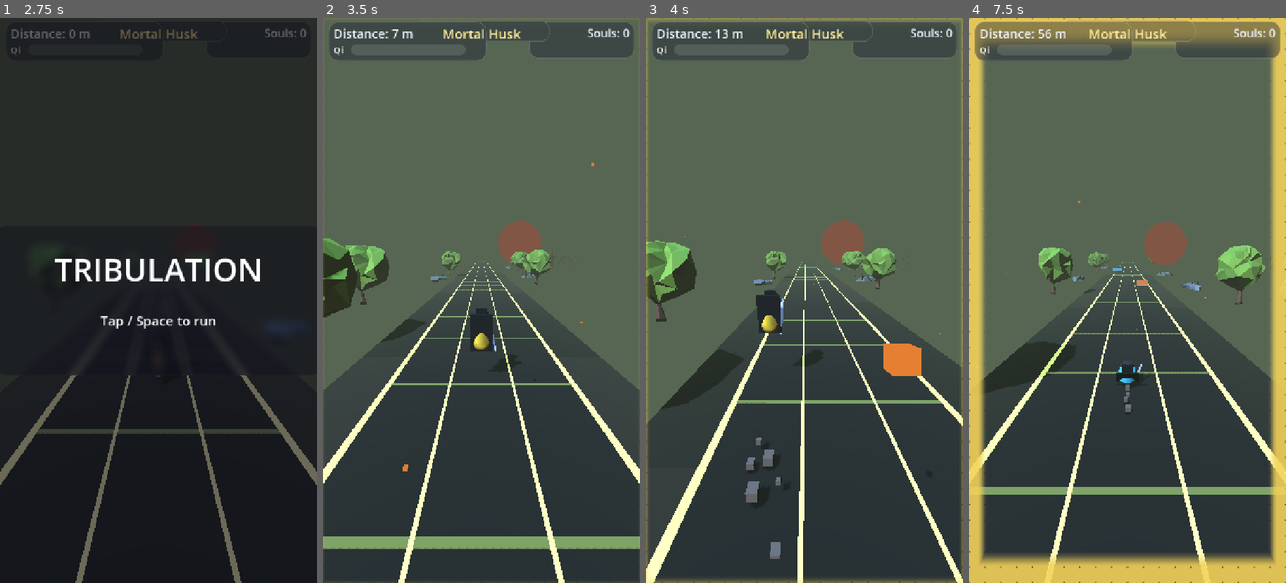
Above: before the commit, frames 1-4 (left to right).
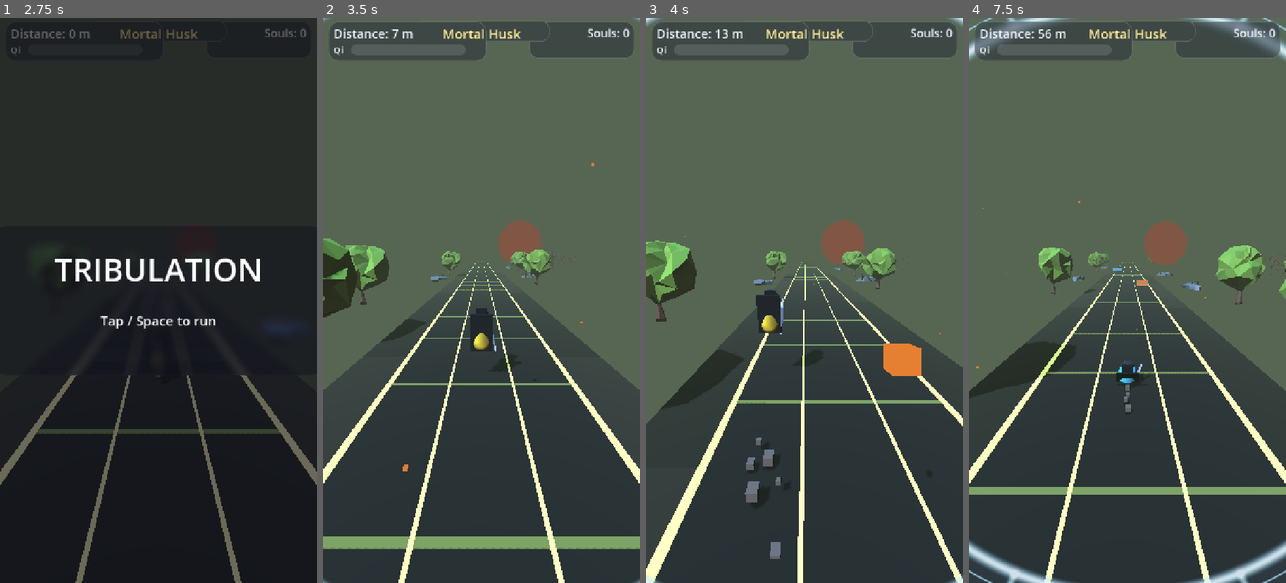
Above: after the commit, the same moments.

Repository: DanielEleojo/tribulation
Game: Godot game, scene res://scenes/splash.tscn
The game is run twice, just before and just after one commit, with the same random seed, the same clock (stepped at 60 frames per second) and the same inputs.
Inputs (mouse positions are in pixels of both pictures, inside the frame that each line leads up to):
- Up to frame 1 (2.75 s): tap Enter (restart) at 0.5, 1.25, 2 s; move the mouse to (228, 272) at 0.52 s; hold Right (move_right) 0.53-1.28 s; tap F (slash) at 0.6, 2.1 s; click (228, 272) at 0.67 s; tap Space (jump) at 0.77, 1.07, 1.52, 1.82 s; move the mouse to (95, 328) at 1.27 s; hold Left (move_left) 1.28-2.03 s; tap Down (slide) at 1.35 s; move the mouse to (190, 176) at 2.02 s; hold Right (move_right) from 2.03 s (still down)
- Up to frame 2 (3.5 s): keep holding Right (move_right); move the mouse to (465, 413) at 2.77 s; tap Down (slide) at 2.85 s; click (465, 413) at 2.92 s; tap Space (jump) at 3.02, 3.32 s
- Up to frame 3 (4 s): move the mouse to (899, 385) at 3.52 s; release Right (move_right) at 3.53 s; hold Left (move_left) from 3.53 s (still down); tap F (slash) at 3.6 s; tap Space (jump) at 3.77 s
- Up to frame 4 (7.5 s): tap Space (jump) at 4.07, 4.52, 4.82, 6.02, 6.32, 6.77, 7.07 s; move the mouse to (1032, 215) at 4.27 s; tap Down (slide) at 4.35, 5.85, 7.35 s; move the mouse to (1143, 300) at 5.02 s; tap F (slash) at 5.1, 6.6 s; click (1143, 300) at 5.17 s; move the mouse to (1079, 159) at 5.77 s; release Left (move_left) at 5.78 s; hold Right (move_right) from 5.78 s (still down); move the mouse to (1197, 272) at 6.52 s; move the mouse to (1064, 328) at 7.27 s; click (1064, 328) at 7.42 s

Frame 1 is identical in both runs. In frame 2, less than 0.1% of the frame differs, in the area x 0-100%, y 0-100%; in frame 3, 2.5%; in frame 4, 18%.

Commit message:
Redesign Heavenly Net as a wuxia suppression formation (rings+spokes, closing inward)

Diff:
--- a/scripts/net_overlay.gd
+++ b/scripts/net_overlay.gd
@@ -1,27 +1,45 @@
 extends CanvasLayer
-## The Heavenly Net: a glowing golden lattice that closes inward from the screen
-## edges as the net tightens. net = 0 -> clear center; net = 1 -> fully netted (death).
-## Driven by the game coordinator via on_net_changed().
+## The Heavenly Net: a daoist suppression formation (concentric rings + radial spokes,
+## cyan spirit-light) that contracts from the screen edges toward the center as the net
+## tightens. net = 0 -> clear; net = 1 -> the formation closes over the center (death).
+## Inspired by assets/props/net_formation.png. Driven by game.gd via on_net_changed().
 
 const SHADER_CODE := "
 shader_type canvas_item;
 render_mode blend_mix;
 uniform float net : hint_range(0.0, 1.0) = 0.0;
-uniform vec4 net_color : source_color = vec4(0.95, 0.82, 0.35, 1.0);
+uniform vec2 screen_size = vec2(720.0, 1280.0);
+uniform vec4 col_main : source_color = vec4(0.50, 0.82, 1.0, 1.0);
+uniform vec4 col_glow : source_color = vec4(0.88, 0.96, 1.0, 1.0);
+const float RINGS = 9.0;
+const float SPOKES = 16.0;
 void fragment() {
-	vec2 uv = UV;
-	// 0 at the nearest screen edge, 1 at the center.
-	float e = min(min(uv.x, 1.0 - uv.x), min(uv.y, 1.0 - uv.y)) * 2.0;
-	// The net has crept in to depth `net` (soft inner edge).
-	float band = 1.0 - smoothstep(net - 0.06, net, e);
-	// Woven lattice: crossing line sets = a net mesh.
-	vec2 g = uv * vec2(20.0, 36.0);
-	vec2 f = abs(fract(g) - 0.5);
-	float lx = 1.0 - smoothstep(0.40, 0.5, f.x);
-	float ly = 1.0 - smoothstep(0.40, 0.5, f.y);
-	float line = clamp(lx + ly, 0.0, 1.0);
-	float a = band * (0.10 + 0.80 * line);
-	COLOR = vec4(net_color.rgb, a * net_color.a);
+	vec2 p = (UV - 0.5) * screen_size;             // pixels from center
+	float r = length(p) / (0.5 * screen_size.y);   // ~1.0 at top/bottom edge
+	float ang = atan(p.y, p.x);
+	float rc = (1.0 - net) * 1.18;                 // clear center radius shrinks as it closes
+
+	// Concentric ring lines.
+	float dr = min(fract(r * RINGS), 1.0 - fract(r * RINGS));
+	float ring = 1.0 - smoothstep(0.0, 0.05, dr);
+	// Radial spokes, fading out near the very center.
+	float xa = (ang / TAU + 0.5) * SPOKES;
+	float da = min(fract(xa), 1.0 - fract(xa));
+	float spoke = (1.0 - smoothstep(0.0, 0.05, da)) * smoothstep(0.04, 0.22, r);
+	float pattern = max(ring, spoke);
+
+	// The formation only manifests in the closing band (outside the clear center).
+	float m = smoothstep(rc - 0.02, rc + 0.05, r);
+	// Bright leading ring at the net's current boundary.
+	float edge = 1.0 - smoothstep(0.0, 0.035, abs(r - rc));
+
+	float a = pattern * m * 0.85 + edge + m * 0.05;
+	vec3 col = mix(col_main.rgb, col_glow.rgb, clamp(pattern * 0.6 + edge, 0.0, 1.0));
+	// Spirit-cyan turns to an urgent gold as the net nearly closes.
+	float warn = smoothstep(0.7, 1.0, net);
+	col = mix(col, vec3(1.0, 0.72, 0.28), warn * 0.55);
+
+	COLOR = vec4(col, clamp(a, 0.0, 1.0) * 0.9);
 }
 "
 
@@ -30,7 +48,7 @@
 
 func _ready() -> void:
 	add_to_group("net_overlay")
-	layer = 0   # above the 3D world, below the HUD (HUD is layer 1)
+	layer = 0   # above the 3D world, below the HUD
 	var sh := Shader.new()
 	sh.code = SHADER_CODE
 	_mat = ShaderMaterial.new()
@@ -38,14 +56,16 @@
 	_rect = ColorRect.new()
 	_rect.anchor_right = 1.0
 	_rect.anchor_bottom = 1.0
-	_rect.offset_left = 0.0
-	_rect.offset_top = 0.0
-	_rect.offset_right = 0.0
-	_rect.offset_bottom = 0.0
 	_rect.mouse_filter = Control.MOUSE_FILTER_IGNORE
 	_rect.material = _mat
 	add_child(_rect)
+	get_viewport().size_changed.connect(_refresh_size)
+	call_deferred("_refresh_size")
 	on_net_changed(0.0)
+
+func _refresh_size() -> void:
+	if _mat != null and _rect != null:
+		_mat.set_shader_parameter("screen_size", _rect.size)
 
 ## Set how far the net has closed (0..1).
 func on_net_changed(net: float) -> void:
Not shown, changed: devlog.txt
Not shown, added: assets/props/net_formation.png
